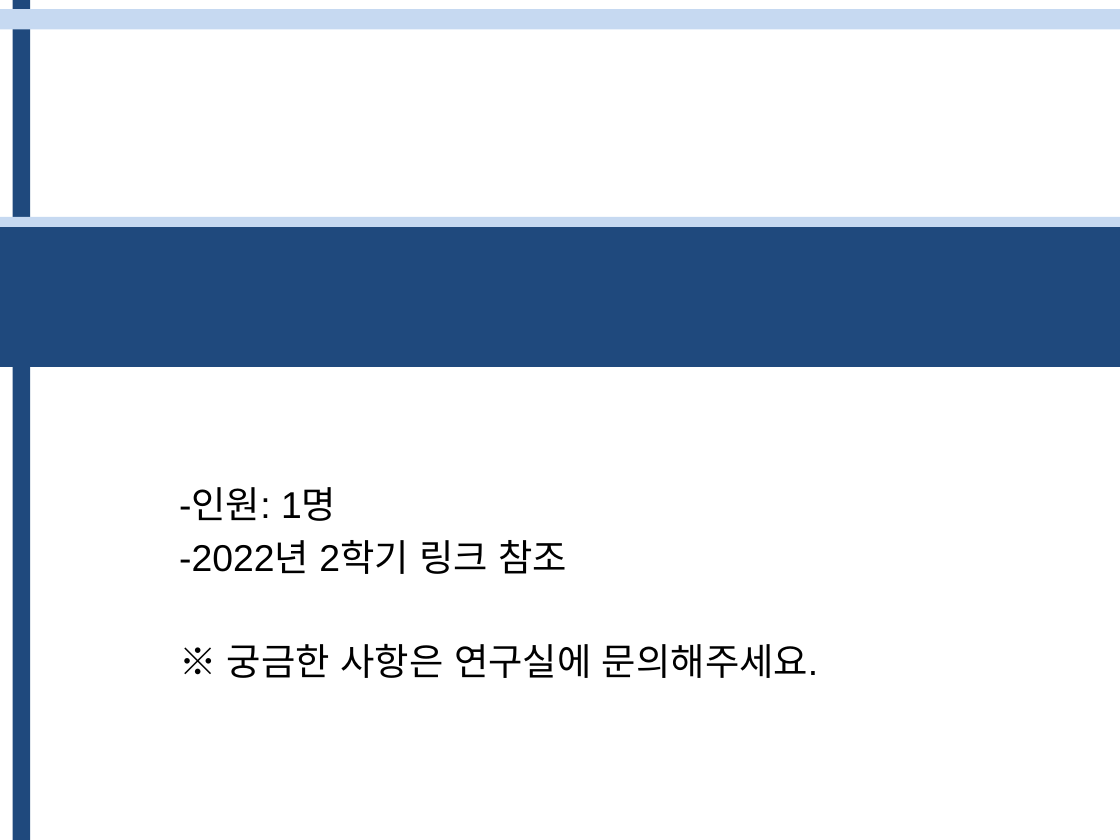
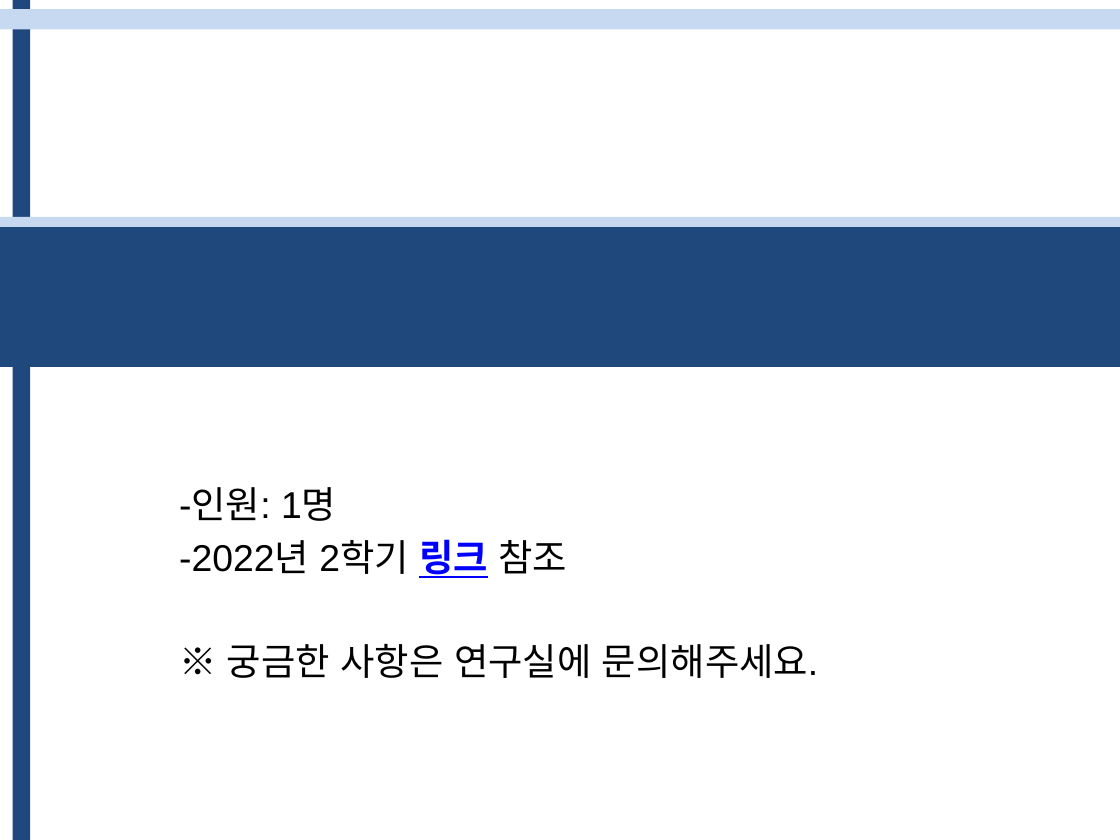
Before and after one commit to cilab-yonsei/cilab-yonsei.github.io, a slide deck: slide 1 of images/recruite/배너.pptx. Drawn at 1120x840 pixels with LibreOffice and Linux fonts; fonts in the diff are those of the drawing; background and template pictures are left out. Boxes give left, top, right and bottom in pixels: in the first picture for what was removed or moved away, otherwise in the second. Text is boxed around its words. In the diff, an @@ line names an element or a change of style, - is before the commit and + after.

Commit message:
Revise YU-KIST recruite

```diff
--- a/images/recruite/배너.pptx
+++ b/images/recruite/배너.pptx
@@ subtitle at <box>179,539,568,578</box>: text colour #000000 to #0000FF, bold on, underline on in "링크" @@
```
Also in this commit, not shown: 3 other files.
